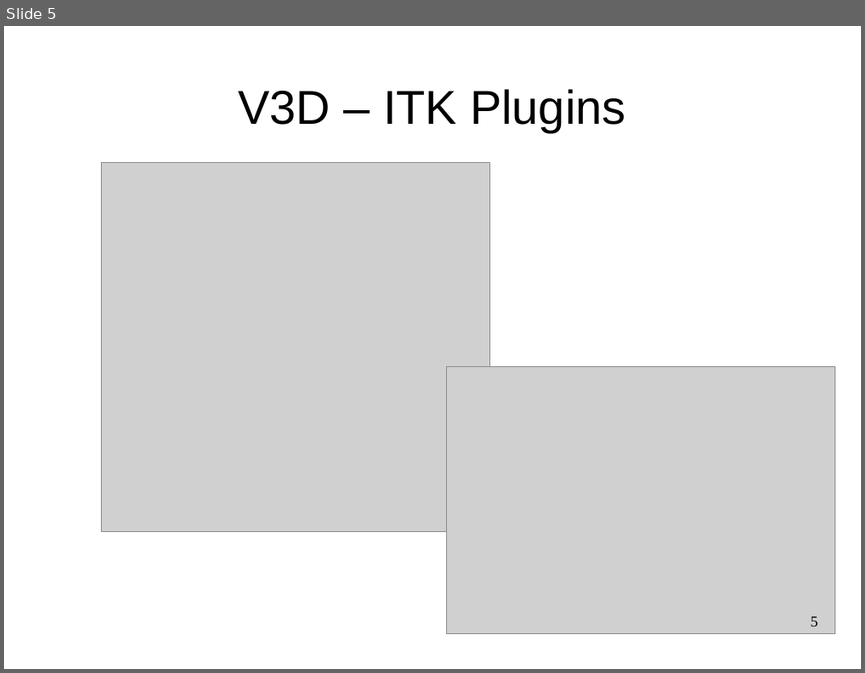
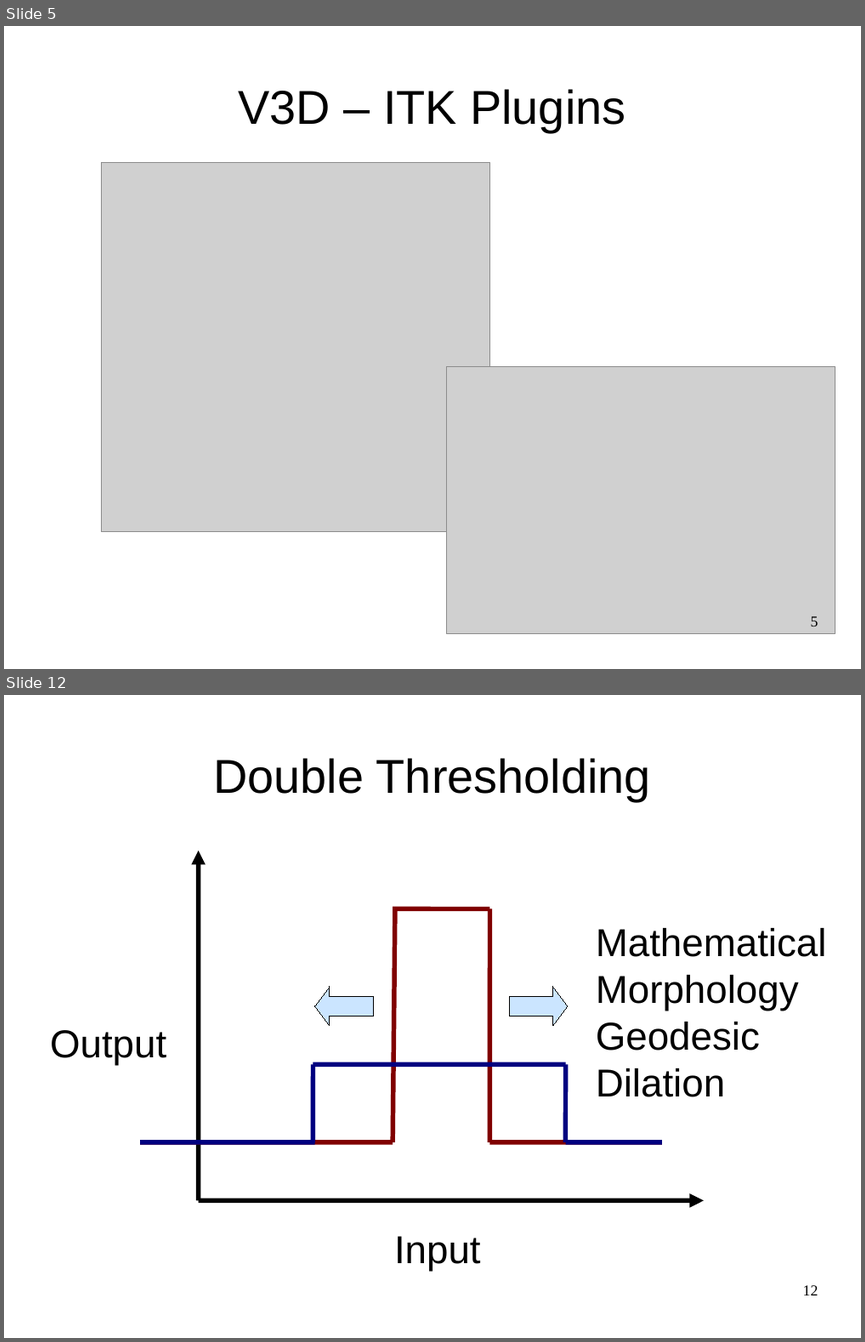
Before and after one commit to luisibanez/MicroscopyTutorial, a slide deck: Documents/MicroscopyImageAnalysis-V3D-Thresholding.odp. Shown one above the other, each under a label of ours: slide 5 before the commit, slides 5 and 12 after it; the slides between them are not shown. The pictures are 865x673 and 865x1342 pixels, drawn with LibreOffice and Linux fonts; fonts in the diff are those of the drawing; grey boxes stand for pictures. Boxes give left, top, right and bottom in pixels: in the first picture for what was removed or moved away, otherwise in the second. Text is boxed around its words. In the diff, an @@ line names an element or a change of style, - is before the commit and + after.

Commit message:
Added simple and double thresholding.

```diff
--- a/Documents/MicroscopyImageAnalysis-V3D-Thresholding.odp
+++ b/Documents/MicroscopyImageAnalysis-V3D-Thresholding.odp
@@ slide 12 added at bbox=[4, 695, 861, 1338], background #FFFFFF @@
@@ title added at bbox=[213, 758, 651, 801], 44 pt, text #000000 @@
+Double Thresholding
@@ arrow added from (199, 1201) to (199, 851), #000000 4.31 pt @@
@@ line added from (392, 909) to (490, 909), #800000 4.31 pt @@
@@ line added from (392, 1142) to (395, 909), #800000 4.31 pt @@
@@ line added from (490, 1142) to (490, 909), #800000 4.31 pt @@
@@ text added at bbox=[596, 928, 827, 1097], 36 pt, text #000000 @@
+Mathematical Morphology
+Geodesic Dilation
@@ left arrow added at bbox=[315, 987, 373, 1026], fill #99CCFF at 50% opacity, outline #000000 0 pt @@
@@ right arrow added at bbox=[510, 987, 568, 1026], fill #99CCFF at 50% opacity, outline #000000 0 pt @@
@@ text added at bbox=[50, 1030, 166, 1065], 36 pt, text #000000 @@
+Output
@@ line added from (313, 1064) to (565, 1064), #000080 4.31 pt @@
@@ line added from (313, 1064) to (313, 1142), #000080 4.31 pt @@
@@ line added from (565, 1064) to (565, 1142), #000080 4.31 pt @@
@@ line added from (140, 1142) to (392, 1142), #800000 4.31 pt @@
@@ line added from (140, 1142) to (315, 1142), #000080 4.31 pt @@
@@ line added from (490, 1142) to (662, 1142), #800000 4.31 pt @@
@@ line added from (565, 1142) to (662, 1142), #000080 4.31 pt @@
@@ arrow added from (199, 1201) to (704, 1201), #000000 4.31 pt @@
@@ text added at bbox=[394, 1236, 481, 1270], 36 pt, text #000000 @@
+Input
@@ page number added at bbox=[803, 1285, 818, 1295], 14 pt, text #000000 @@
+12
```
Also in this commit, not shown: 10 other slides added.
